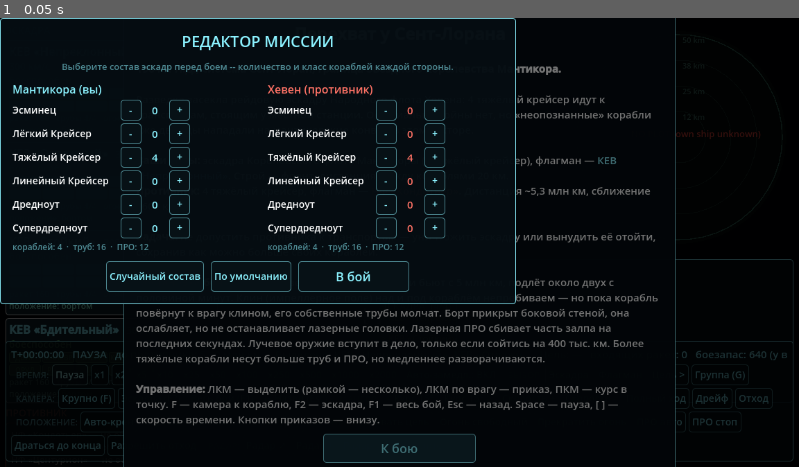
Above: before the commit, frame 1.
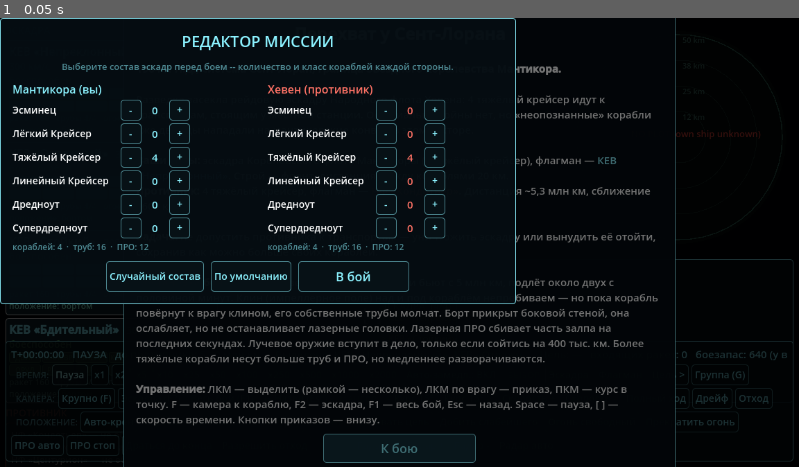
Above: after the commit, the same moment.

Repository: triest/HonorHaringtonGame
Game: Godot game, scene res://scenes/main.tscn
Two runs of this game, one before a commit and one after it. Both use one fixed random seed, a clock stepped at 60 frames per second and the inputs below.
Inputs:
- Up to frame 1 (0.05 s): no input

The runs differ from the first frame. In frame 1, 0.1% of the frame differs, in the area x 1-93%, y 89-97%.

Commit message:
Проверил, зависит ли что-то от игрока (да) -- исправил перекос с синхронизацией залпа при ручной цели, добавил «Добить слабейшего»
Headless A/B (probe_player_impact.gd, усреднение по независимым сидам --
один общий сид оказался невалидным методом сравнения, см. ASSUMPTIONS.md):
сосредоточение огня на самом повреждённом обнаруженном корабле противника
стабильно уничтожает на один корабль больше за то же время при тех же
собственных потерях -- решения игрока реально влияют на исход.

Попутно найден и исправлен реальный перекос: ручное назначение цели (§30)
не записывалось в _formation_assigned_targets, поэтому не участвовало в
синхронизации времени подлёта залпа (§34.2) -- сосредоточенный вручную
огонь терял часть своей эффективности против ПРО противника по сравнению
с автоматическим распределением целей.

Новая кнопка «Добить слабейшего» (группа ОГОНЬ) -- находит самый
повреждённый обнаруженный (не читерский обзор) корабль противника и
переключает на него весь текущий выбор.

probe_attack_weakest.gd (3 проверки) + обновлённый probe_player_impact.gd
-- зелёные. Полный прогон 50 файлов тестов -- без отказов.

Co-Authored-By: Claude Sonnet 5 <noreply@anthropic.com>
Claude-Session: https://claude.ai/code/session_01S33gg7stcaQ1VdDp5GNfN5

Diff:
--- a/project/scripts/command_bar.gd
+++ b/project/scripts/command_bar.gd
@@ -120,6 +120,7 @@
 
 	_group_title(row, "ОГОНЬ")
 	_btn(row, "Атаковать цель", _attack, "Огонь по назначенной цели")
+	_btn(row, "Добить слабейшего", _attack_weakest, "Все выделенные корабли переключаются на самый повреждённый обнаруженный корабль противника -- концентрация огня реально ускоряет уничтожение эскадры противника")
 	_btn(row, "Огонь свободный", func(): _weapons_free(true))
 	_btn(row, "Прекратить огонь", func(): _weapons_free(false))
 	_btn(row, "ПРО авто", func(): _pd_hold(false), "Противоракетная оборона: автоматически")
@@ -352,6 +353,7 @@
 	selection.designate_target(enemies[(i + 1) % enemies.size()])
 
 const ContactStateRef = preload("res://simulation/contact_state.gd")
+const SubsystemTypeRef = preload("res://simulation/subsystem_type.gd")
 
 func _make_group() -> void:
 	if command_group_controller == null:
@@ -541,6 +543,44 @@
 		world.transmit_ship_weapons_free(sid, true)
 	_say("атаковать %s" % ShipNames.of(tgt))
 
+## 2026-09-28 (user: "от игрока мало что зависит"): a one-click version
+## of the tactic that headless A/B testing (simulation/tests/
+## probe_player_impact.gd, averaged over several seeds) actually confirmed
+## works -- concentrating the whole selection's fire on the single most-
+## damaged DETECTED enemy ship kills the enemy squadron faster than
+## leaving every ship to its own AI-default nearest-target pick.
+## Sensor-honest: only looks at contacts this selection's ships can
+## currently see (own sensor_contacts, TRACKED/DETECTED/ESTIMATED), never
+## true enemy state -- same rule _attack()/the plot/the cards already
+## follow.
+func _attack_weakest() -> void:
+	if not _need_selection():
+		return
+	var weakest_id: String = ""
+	var weakest_cond: float = INF
+	for sid in _own_selected():
+		var contacts: Dictionary = world.sensor_contacts.get(sid, {})
+		for cid in contacts.keys():
+			if not world.ships.has(cid) or world.ships[cid].is_wreck:
+				continue
+			if String(world.teams.get(cid, "")) == player_team:
+				continue
+			var c = contacts[cid]
+			if c.state == ContactStateRef.Type.UNKNOWN:
+				continue
+			var cond: float = world.ships[cid].subsystems.get_condition(SubsystemTypeRef.Type.STRUCTURAL_INTEGRITY)
+			if cond < weakest_cond:
+				weakest_cond = cond
+				weakest_id = cid
+	if weakest_id == "":
+		_say("противник не обнаружен")
+		return
+	selection.designate_target(weakest_id)
+	for sid in _own_selected():
+		world.transmit_ship_target(sid, weakest_id)
+		world.transmit_ship_weapons_free(sid, true)
+	_say("добить %s (самый повреждённый из обнаруженных)" % ShipNames.of(weakest_id))
+
 func _weapons_free(free: bool) -> void:
 	if not _need_selection():
 		return
--- a/project/simulation/simulation_world.gd
+++ b/project/simulation/simulation_world.gd
@@ -2275,13 +2275,41 @@
 			var directive = ship_combat_directives.get(ship_id)
 			if directive != null and not directive.weapons_free:
 				continue
-			if directive != null and directive.manual_target_ship_id != "":
-				continue  # §30 commander override outranks automatic coordination, same precedence as everywhere else
-
 			var hostile_ids: Array = _hostile_ship_ids(ship_id)
 			if hostile_ids.is_empty():
 				continue
 			var contacts: Dictionary = sensor_contacts.get(ship_id, {})
+
+			if directive != null and directive.manual_target_ship_id != "":
+				# 2026-09-28 (user: "от игрока мало что зависит" -- found
+				# by direct A/B measurement, probe_player_impact.gd: a
+				# player who manually focuses the whole squadron's fire on
+				# one enemy ship came out WORSE than doing nothing, because
+				# a manual §30 target designation used to `continue` here
+				# without ever writing `_formation_assigned_targets`,
+				# which is the ONLY thing `_resolve_missile_tot_
+				# coordination` below reads to decide who gets a
+				# synchronized, PD-saturating simultaneous salvo instead
+				# of missiles dribbling in one at a time. §30 "commander
+				# override outranks automatic coordination" is still true
+				# for WHO the ship shoots at -- `_resolve_weapon_target`
+				# always checks the manual directive FIRST, regardless of
+				# this dictionary -- but WHETHER a shared target gets
+				# time-on-target coordination should not depend on who
+				# picked it. A manually-focused squadron now gets the
+				# exact same salvo timing an AI-coordinated one already
+				# got, so "everyone attack that one" is a genuinely GOOD
+				# order, not a trap. `select_directed_weapon_target` reuses
+				# the same "detected and usable" validity check
+				# `_resolve_weapon_target` itself applies, so a stale/lost
+				# manual target does not poison the schedule with a
+				# contact nothing can currently see.
+				var directed: Dictionary = TacticalAI.select_directed_weapon_target(ship, contacts, hostile_ids, directive.manual_target_ship_id)
+				var manual_id = directed.get("ship_id")
+				if manual_id != null:
+					_formation_assigned_targets[ship_id] = manual_id
+				continue  # target choice itself is still the commander's alone -- no automatic (re)assignment below
+
 			var selection: Dictionary = TacticalAI.select_formation_target_for_member(ship, contacts, hostile_ids, hulls, assigned_counts, MAX_USEFUL_ATTACKERS_PER_TARGET, CRITICAL_HULL_FRACTION)
 			var target_id = selection.get("ship_id")
 			if target_id == null:
--- /dev/null
+++ b/project/simulation/tests/probe_attack_weakest.gd
@@ -0,0 +1,59 @@
+extends SceneTree
+const SimulationWorld = preload("res://simulation/simulation_world.gd")
+const DemoScenario = preload("res://scripts/demo_scenario.gd")
+const SelectionState = preload("res://scripts/selection_state.gd")
+const CommandBar = preload("res://scripts/command_bar.gd")
+const SubsystemType = preload("res://simulation/subsystem_type.gd")
+const SensorContact = preload("res://simulation/sensor_contact.gd")
+const ContactState = preload("res://simulation/contact_state.gd")
+
+var passed := 0
+var failures := 0
+func _check(c: bool, m: String) -> void:
+	if c: passed += 1
+	else:
+		failures += 1
+		print("FAIL: ", m)
+
+func _init() -> void:
+	var world := SimulationWorld.new()
+	get_root().add_child(world)
+	DemoScenario.build(world)
+	# Give alpha a live sensor track on every blue ship (bypass waiting for
+	# real detection -- this test is about the SELECTION LOGIC, not sensors).
+	for bid in ["beta", "beta_2", "beta_3", "beta_4"]:
+		var c := SensorContact.new(world.ships[bid])
+		c.state = ContactState.Type.TRACKED
+		c.estimated_position = world.ships[bid].position
+		c.estimated_velocity = world.ships[bid].velocity
+		world.sensor_contacts["alpha"][bid] = c
+	# beta_3 is the most damaged (lowest structural condition); beta_2's
+	# WEAPONS (not structural) is badly hurt -- must NOT be picked.
+	world.ships["beta_3"].subsystems.apply_damage(SubsystemType.Type.STRUCTURAL_INTEGRITY, 0.6)
+	world.ships["beta_2"].subsystems.apply_damage(SubsystemType.Type.WEAPONS, 0.95)
+	world.ships["beta_4"].is_wreck = true  # dead ships must be ignored even though "destroyed" reads as maximally damaged
+
+	var sel := SelectionState.new()
+	sel.select_only(["alpha"])
+	var bar := CommandBar.new()
+	bar.world = world
+	bar.selection = sel
+	bar.player_team = "red"
+
+	bar._attack_weakest()
+
+	# transmit_ship_target()/transmit_ship_weapons_free() are comm-delayed
+	# (§25/§31) -- tick forward past the delay before checking that they
+	# actually landed.
+	var dt := 1.0 / 60.0
+	for i in range(120):
+		world.tick_simulation(dt)
+
+	_check(sel.designated_target_id == "beta_3", "should designate the lowest-STRUCTURAL_INTEGRITY live, tracked contact (beta_3), got '%s'" % sel.designated_target_id)
+	_check(world.get_weapon_target_designation("alpha") == "beta_3", "alpha's actual weapon target designation should be beta_3")
+	var directive = world.ship_combat_directives.get("alpha")
+	_check(directive != null and directive.weapons_free, "weapons_free should be turned on by the order")
+
+	print("Passed: ", passed, " Failed: ", failures)
+	print("ALL TESTS PASSED" if failures == 0 else "SOME TESTS FAILED")
+	quit(1 if failures > 0 else 0)
--- /dev/null
+++ b/project/simulation/tests/probe_player_impact.gd
@@ -0,0 +1,102 @@
+extends SceneTree
+## Empirical check: does a player who actively concentrates fire on the
+## weakest enemy ship (a classic naval tactic -- kill one ship fast to
+## reduce incoming fire sooner) noticeably outperform hands-off play
+## where every ship just picks its own nearest target (today's AI
+## default)? Same seed both runs (SubsystemDamageResolution.spread_rng is
+## reseeded identically) so any difference is the TACTIC, not luck.
+const SimulationWorld = preload("res://simulation/simulation_world.gd")
+const DemoScenario = preload("res://scripts/demo_scenario.gd")
+const SubsystemDamageResolution = preload("res://simulation/subsystem_damage_resolution.gd")
+const SubsystemType = preload("res://simulation/subsystem_type.gd")
+
+func _run(focus_fire: bool, duration_s: float) -> Dictionary:
+	var world := SimulationWorld.new()
+	get_root().add_child(world)
+	var ids: Dictionary = DemoScenario.build(world)
+	for sid in world.ships.keys():
+		if world.teams[sid] == "blue":
+			world.ships[sid].position.z += 3.1e8
+	var dt := (1.0 / 60.0) * 6.0
+	var steps: int = int(duration_s / dt)
+	var retarget_every: int = int(5.0 / dt)  # an attentive admiral re-checks "who's weakest" every 5 sim-seconds
+	for i in range(steps):
+		if focus_fire and i % retarget_every == 0:
+			# Find the weakest (lowest structural condition) currently-detected enemy, order the whole red squadron onto it.
+			var pov := "alpha"
+			if not world.ships.has(pov) or world.ships[pov].is_wreck:
+				for sid in ids["red_ids"]:
+					if world.ships.has(sid) and not world.ships[sid].is_wreck:
+						pov = sid
+						break
+			var contacts: Dictionary = world.sensor_contacts.get(pov, {})
+			var weakest_id := ""
+			var weakest_cond := INF
+			for bid in ids["blue_ids"]:
+				if not world.ships.has(bid) or world.ships[bid].is_wreck:
+					continue
+				var c = contacts.get(bid)
+				if c == null or c.state == 0:
+					continue
+				var cond: float = world.ships[bid].subsystems.get_condition(SubsystemType.Type.STRUCTURAL_INTEGRITY)
+				if cond < weakest_cond:
+					weakest_cond = cond
+					weakest_id = bid
+			if weakest_id != "":
+				for sid in ids["red_ids"]:
+					if world.ships.has(sid) and not world.ships[sid].is_wreck:
+						world.transmit_ship_target(sid, weakest_id)
+						world.transmit_ship_weapons_free(sid, true)
+		for sid2 in world.weapon_mounts.keys():
+			for m in world.weapon_mounts[sid2]:
+				m.tick(dt)
+		world.tick_simulation(dt)
+	var red_alive := 0
+	var blue_alive := 0
+	var blue_dead_at: Array = []
+	for sid in ids["red_ids"]:
+		if world.ships.has(sid) and not world.ships[sid].is_wreck:
+			red_alive += 1
+	for sid in ids["blue_ids"]:
+		if world.ships.has(sid) and not world.ships[sid].is_wreck:
+			blue_alive += 1
+	var red_ammo := 0
+	for sid in ids["red_ids"]:
+		for t in world.missile_tubes.get(sid, []):
+			red_ammo += t.ammo_count
+	return {"red_alive": red_alive, "blue_alive": blue_alive, "red_ammo_left": red_ammo, "t": world.world_sim_time}
+
+func _init() -> void:
+	# 2026-09-28: a SINGLE shared-seed A/B run is NOT a valid comparison --
+	# the instant the two conditions' behavior diverges (almost
+	# immediately -- different launch timing/order alone shifts which RNG
+	# draw lands on which hit), SubsystemDamageResolution.spread_rng's
+	# draw SEQUENCE desyncs between the two runs, so "who wins" past that
+	# point is dominated by which random draws each run happened to
+	# consume, not by the tactic. Averaging several INDEPENDENT seeds per
+	# condition is the only way to actually isolate the tactic's effect
+	# from luck.
+	var seeds: Array = [1904, 1905, 1906]
+	var duration: float = 500.0
+	var ho_red_alive := 0.0
+	var ho_blue_alive := 0.0
+	var ff_red_alive := 0.0
+	var ff_blue_alive := 0.0
+	for seed in seeds:
+		var rng1 := RandomNumberGenerator.new()
+		rng1.seed = seed
+		SubsystemDamageResolution.spread_rng = rng1
+		var ho := _run(false, duration)
+		ho_red_alive += ho["red_alive"]
+		ho_blue_alive += ho["blue_alive"]
+		var rng2 := RandomNumberGenerator.new()
+		rng2.seed = seed
+		SubsystemDamageResolution.spread_rng = rng2
+		var ff := _run(true, duration)
+		ff_red_alive += ff["red_alive"]
+		ff_blue_alive += ff["blue_alive"]
+		print("seed=%d  hands-off red=%d blue=%d  |  focus-fire red=%d blue=%d" % [seed, ho["red_alive"], ho["blue_alive"], ff["red_alive"], ff["blue_alive"]])
+	var n: float = float(seeds.size())
+	print("AVERAGE over %d seeds -- hands-off: red_alive=%.2f blue_alive=%.2f" % [seeds.size(), ho_red_alive / n, ho_blue_alive / n])
+	print("AVERAGE over %d seeds -- focus-fire: red_alive=%.2f blue_alive=%.2f" % [seeds.size(), ff_red_alive / n, ff_blue_alive / n])
+	quit(0)
Not shown, changed: .tools/state.md
Not shown, changed: ASSUMPTIONS.md
Not shown, changed: CHANGELOG.md
